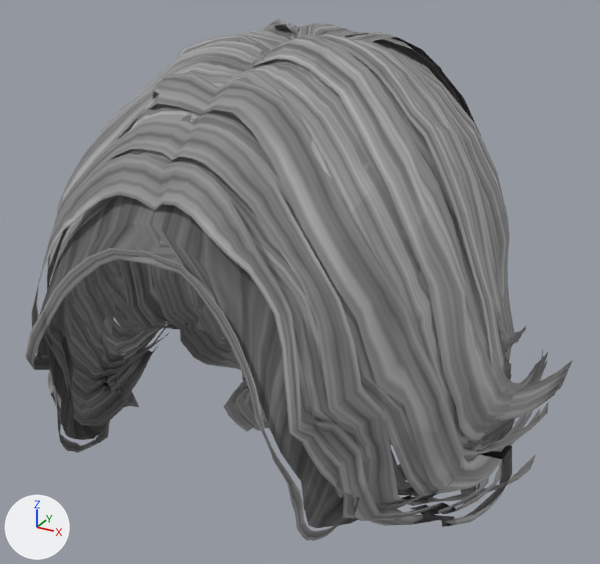
What one commit did to the glTF model public/models/daz_hair_curtain_wave.glb.
Before and after are seen from a 50 mm camera at (0.159, -0.284, 0.174) aimed at (-0.002, 0.009, 0.027). The lights are fixed; the arrows at lower left show +X, +Y and +Z. The first picture is the older version. Vertices at exactly the same position are counted once.

In view in the first picture: 'daz_hair_curtain_wave'.
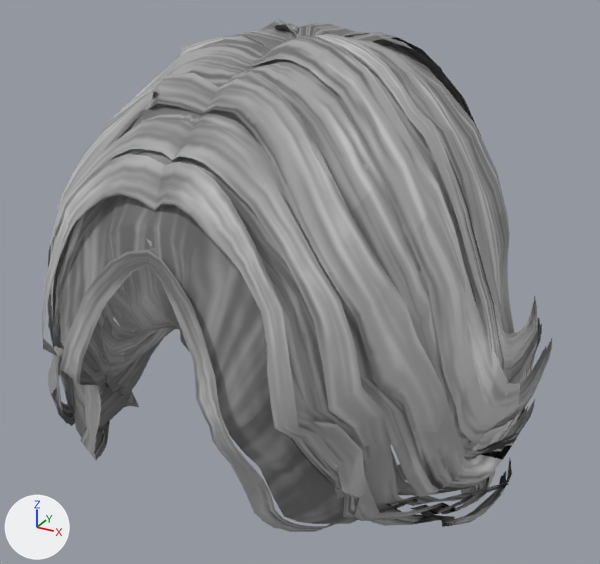
What changed in the scene script:
```text
Add img_image_0:
    img_image_0 = load_image('Image_0', '_unpacked/Image_0', 512, 512, 'sRGB')
Change mat_daz_hair_curtain_wave_mat:
    where n0 = _N.new('ShaderNodeBsdfPrincipled'); n0.name = 'Principled BSDF'
    n0.inputs[2].default_value: 0.58 -> 0.42  # 'Roughness'
    where n4 = _N.new('ShaderNodeTexImage'); n4.name = 'Image Texture'
    n4.image: img_daz_hair_curtain_wave_tex -> img_image_0
Change me_daz_hair_curtain_wave:
    where me_daz_hair_curtain_wave.from_pydata(...)  # 5620 vertices, 7547 faces; spans x -0.116..0.113, y -0.106..0.111, z -0.109..0.136
    used by ob_daz_hair_curtain_wave; location = (0.0, 0.0, 0.0)
    me_daz_hair_curtain_wave part 1: 348 of 5620 vertices moved; they spanned x -0.056..0.056, y -0.106..-0.067, z -0.028..0.082 and now span x -0.055..0.055, y -0.106..-0.067, z -0.028..0.082; mean shift (0.0, 0.0, 0.0); largest move (-0.051, -0.093, 0.015) -> (-0.028, -0.093, 0.015)
    me_daz_hair_curtain_wave part 2: texture (UV) coordinates of 7547 of 7547 faces, centred in x -0.115..0.11, y -0.105..0.109, z -0.104..0.135, changed; they spanned u 0.03..0.57, v 0.03..0.99 and now span u 0.01..0.99, v 0.03..0.99
```

Pixel boxes [x1, y1, x2, y2] of what changed, in the pictures (600 x 564 px; the box of a moved part takes in the faces that stretch with it):
'daz_hair_curtain_wave', surface changed, reshaped (7% narrower): before [26, 19, 573, 541]; after [42, 19, 552, 532]
part 1 of me_daz_hair_curtain_wave, moved or reshaped: before [26, 195, 361, 541]; after [42, 195, 361, 532]
part 2 of me_daz_hair_curtain_wave, surface changed: before [26, 19, 573, 541]; after [42, 19, 552, 532]
